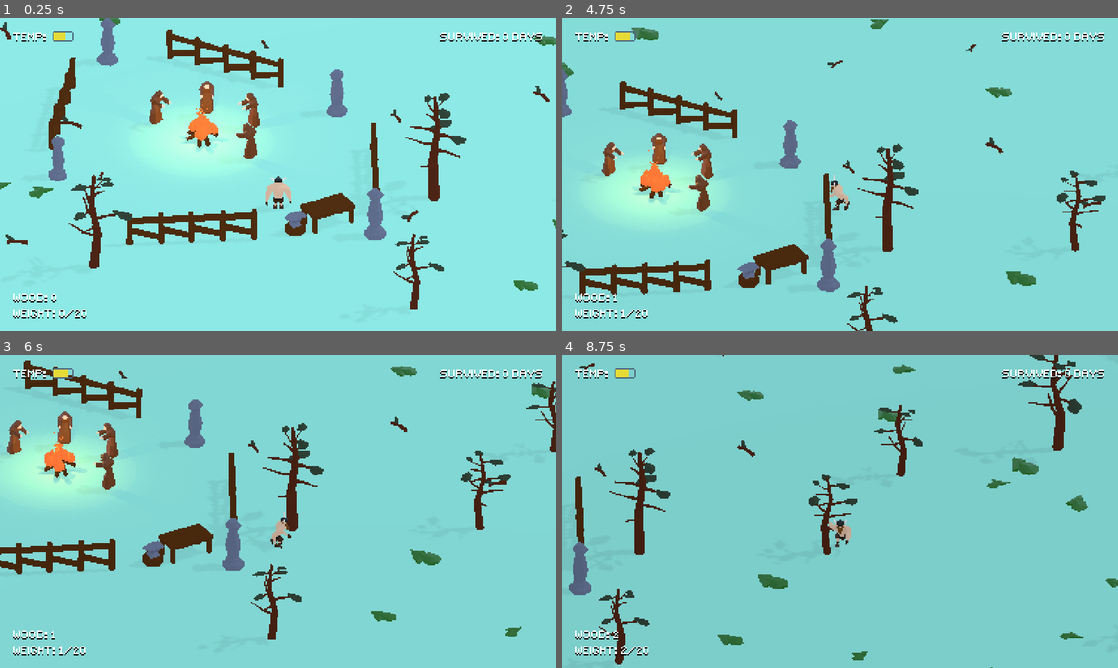
Above: before the commit, frames 1-4 (two rows, left to right).
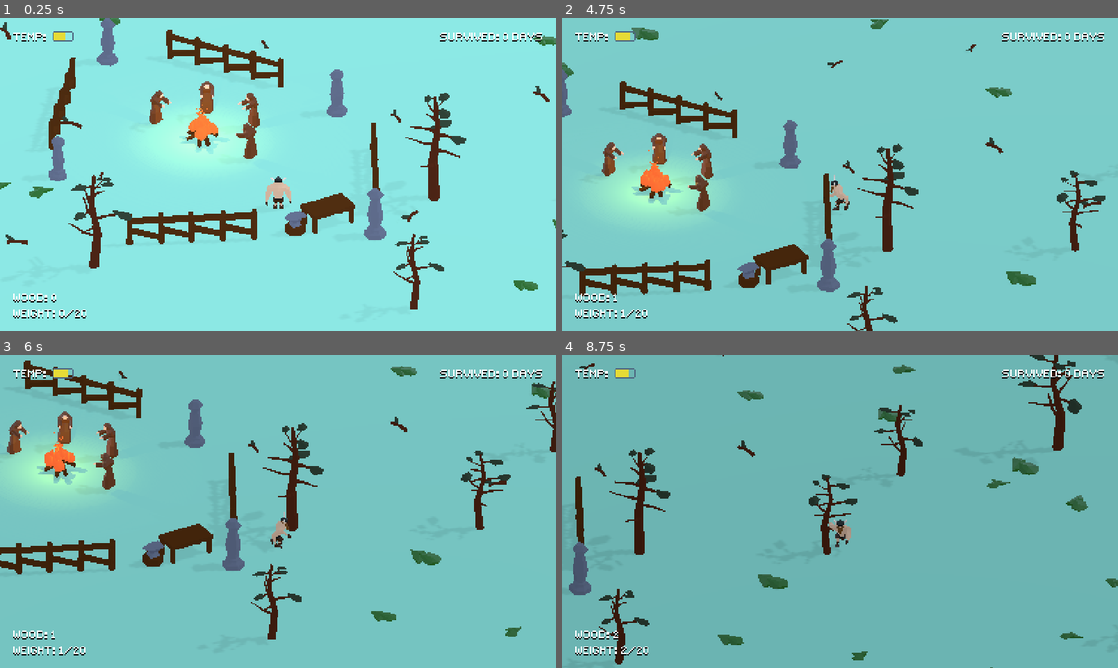
Above: after the commit, the same moments.

Repository: guilhermehto/ludum-dare-46
Game: Godot game, scene res://Game.tscn
The game is run twice, just before and just after one commit, with the same random seed, the same clock (stepped at 60 frames per second) and the same inputs.
Inputs (mouse positions are in pixels of both pictures, inside the frame that each line leads up to):
- Up to frame 1 (0.25 s): no input
- Up to frame 2 (4.75 s): tap Enter (ui_accept) at 0.5, 1.52, 1.55, 1.82, 2.3, 2.85, 3.02, 3.32, 3.77, 3.8, 4.07, 4.52, 4.55 s; move the mouse to (962, 158) at 0.52 s; hold D (move_right) 0.53-1.28 s; hold Enter (ui_accept) 0.53-1.28 s; move the mouse to (728, 190) at 1.27 s; hold S (move_down) 1.28-2.03 s; tap E (interact) at 1.35 s; move the mouse to (895, 105) at 2.02 s; press the mouse at (895, 105) at 2.03 s; hold D (move_right) 2.03-2.78 s; move the mouse to (812, 237) at 2.77 s; release the mouse at (812, 237) at 2.78 s; hold W (move_up) 2.78-3.53 s; move the mouse to (1006, 221) at 3.52 s; hold E (interact) 3.53-4.28 s; hold A (move_left) from 3.53 s (still down); move the mouse to (673, 127) at 4.27 s; click (673, 127) at 4.35 s
- Up to frame 3 (6 s): tap Enter (ui_accept) at 4.82 s; move the mouse to (305, 511) at 5.02 s; release A (move_left) at 5.03 s; hold S (move_down) 5.03-5.78 s; hold Enter (ui_accept) 5.03-5.78 s; move the mouse to (194, 433) at 5.77 s; hold D (move_right) from 5.78 s (still down); tap E (interact) at 5.85 s
- Up to frame 4 (8.75 s): tap Enter (ui_accept) at 6.02, 6.05, 6.32, 6.77, 6.8, 7.07, 7.35, 7.52, 7.82, 8.3 s; move the mouse to (962, 495) at 6.52 s; release D (move_right) at 6.53 s; press the mouse at (962, 495) at 6.53 s; hold W (move_up) 6.53-7.28 s; move the mouse to (728, 527) at 7.27 s; release the mouse at (728, 527) at 7.28 s; hold D (move_right) 7.28-8.03 s; move the mouse to (895, 442) at 8.02 s; hold S (move_down) from 8.03 s (still down); hold E (interact) from 8.03 s (still down)

The runs differ from the first frame. In frame 2, less than 0.1% of the frame differs, in the area x 13-20%, y 41-59%; in frame 3, 0.2%; in frame 4, 94%, in the area x 0-100%, y 0-100%.

Commit message:
Refactored shit

Diff:
--- a/Game.tscn
+++ b/Game.tscn
@@ -25,6 +25,7 @@
 script = ExtResource( 2 )
 
 [node name="Weather" parent="." instance=ExtResource( 10 )]
+day_length = 90.0
 
 [node name="GlobalSignals" parent="." instance=ExtResource( 9 )]
 
--- a/actors/villager/Villager.gd
+++ b/actors/villager/Villager.gd
@@ -2,7 +2,6 @@
 
 signal died
 
-onready var warm_body = $WarmBody
 onready var animation_player = $AnimationPlayer
 
 export var max_hp : int = 25
@@ -18,6 +17,3 @@
 	if hp == 0:
 		emit_signal("died")
 		queue_free()
-
-func _on_WarmBody_cold_damaged(damage) -> void:
-	damage(damage)
--- a/actors/villager/Villager.tscn
+++ b/actors/villager/Villager.tscn
@@ -1,6 +1,5 @@
-[gd_scene load_steps=6 format=2]
+[gd_scene load_steps=5 format=2]
 
-[ext_resource path="res://actors/WarmBody.tscn" type="PackedScene" id=1]
 [ext_resource path="res://actors/villager/Villager.gd" type="Script" id=2]
 [ext_resource path="res://actors/villager/VillagerMesh.tscn" type="PackedScene" id=3]
 
@@ -31,13 +30,9 @@
 transform = Transform( 1, 0, 0, 0, -4.37114e-08, 1, 0, -1, -4.37114e-08, 0, 0, 0 )
 shape = SubResource( 1 )
 
-[node name="WarmBody" parent="." instance=ExtResource( 1 )]
-temperature = 31.0
-
 [node name="villager" parent="." instance=ExtResource( 3 )]
-transform = Transform( 0.747146, 0.0653668, 0, -0.0653668, 0.747146, 0, 0, 0, 0.75, 0, -1, 0 )
+transform = Transform( 0.747146, -0.0653668, 0, 0.0653668, 0.747146, 0, 0, 0, 0.75, 0, -1, 0 )
 
 [node name="AnimationPlayer" type="AnimationPlayer" parent="."]
 autoplay = "cold"
 anims/cold = SubResource( 2 )
-[connection signal="cold_damaged" from="WarmBody" to="." method="_on_WarmBody_cold_damaged"]
--- a/static/bonfire/Bonfire.gd
+++ b/static/bonfire/Bonfire.gd
@@ -13,7 +13,8 @@
 export var minimun_effectiviness : float = 0.25
 export var heating_up_rate : float = 2.0
 
-var warm_bodies = []
+var burn_rate : float = 0
+var player : Player = null
 
 func _ready() -> void:
 	current_wood_timer.wait_time = woods.get_children()[0].burning_time_s
@@ -22,12 +23,12 @@
 	lights.intensity = woods.get_child_count() / float(max_woods)
 
 func _process(delta: float) -> void:
-	if not particles.emitting:
+	burn_rate += delta * .005
+	if not particles.emitting or not player:
 		return
-	for body in warm_bodies:
-		var distance_from_bonfire = global_transform.origin.distance_to(body.get_parent().global_transform.origin)
-		var distance_modifier = 1 - distance_from_bonfire / effective_shape.shape.radius
-		body.temperature += heating_up_rate * delta * max(distance_modifier, minimun_effectiviness)
+	var distance_from_bonfire = global_transform.origin.distance_to(player.global_transform.origin)
+	var distance_modifier = 1 - distance_from_bonfire / effective_shape.shape.radius
+	player.warm_body.temperature += heating_up_rate * delta * max(distance_modifier, minimun_effectiviness)
 
 func _on_CurrentWoodTimer_timeout() -> void:
 	if infinite:
@@ -37,7 +38,10 @@
 		lights.visible = false
 		emit_signal("unlit")
 		return
-	current_wood_timer.wait_time = woods.get_children()[0].burning_time_s
+	var calculated_burn_time = woods.get_children()[0].burning_time_s - woods.get_children()[0].burning_time_s * burn_rate
+	calculated_burn_time = max(calculated_burn_time, 3.5)
+	current_wood_timer.wait_time = calculated_burn_time
+	print(current_wood_timer.wait_time)
 	current_wood_timer.start()
 	woods.remove_child(woods.get_children()[0])
 	if woods.get_child_count() > 0:
@@ -46,20 +50,24 @@
 func add_wood(wood) -> bool:
 	if woods.get_child_count() == max_woods:
 		return false
+	woods.add_child(wood)
 
 	if not particles.emitting:
 		particles.emitting = true
 		lights.visible = true
+		var calculated_burn_time = woods.get_children()[0].burning_time_s - woods.get_children()[0].burning_time_s * burn_rate
+		calculated_burn_time = max(calculated_burn_time, 3.5)
+		current_wood_timer.wait_time = calculated_burn_time
+		current_wood_timer.start()
 	lights.intensity = woods.get_child_count() / float(max_woods)
-	woods.add_child(wood)
 	return true
 
 func _on_Area_body_entered(body: Node) -> void:
-	if not body.has_node('WarmBody'):
+	if not body is Player:
 		return
-	warm_bodies.append(body.warm_body)
+	player = body
 
 func _on_Area_body_exited(body: Node) -> void:
-	if not body.has_node('WarmBody'):
+	if not body is Player:
 		return
-	warm_bodies.remove(warm_bodies.bsearch(body.warm_body))
+	player = null
--- a/static/bonfire/Bonfire.tscn
+++ b/static/bonfire/Bonfire.tscn
@@ -62,14 +62,13 @@
 [node name="Woods" type="Node" parent="."]
 
 [node name="Twig" parent="Woods" instance=ExtResource( 2 )]
+burning_time_s = 10.0
 
 [node name="Twig2" parent="Woods" instance=ExtResource( 2 )]
+burning_time_s = 5.0
 
 [node name="Twig3" parent="Woods" instance=ExtResource( 2 )]
-
-[node name="Twig4" parent="Woods" instance=ExtResource( 2 )]
-
-[node name="Twig5" parent="Woods" instance=ExtResource( 2 )]
+burning_time_s = 5.0
 
 [node name="Area" type="Area" parent="."]
 
--- a/static/trees/normal/NormalWoodInfo.tscn
+++ b/static/trees/normal/NormalWoodInfo.tscn
@@ -4,5 +4,5 @@
 
 [node name="Info" type="Node"]
 script = ExtResource( 1 )
-burning_time_s = 45.0
+burning_time_s = 15.0
 weight = 2
--- a/static/trees/twig/TwigInfo.tscn
+++ b/static/trees/twig/TwigInfo.tscn
@@ -4,3 +4,4 @@
 
 [node name="Twig" type="Node"]
 script = ExtResource( 1 )
+burning_time_s = 8.0
